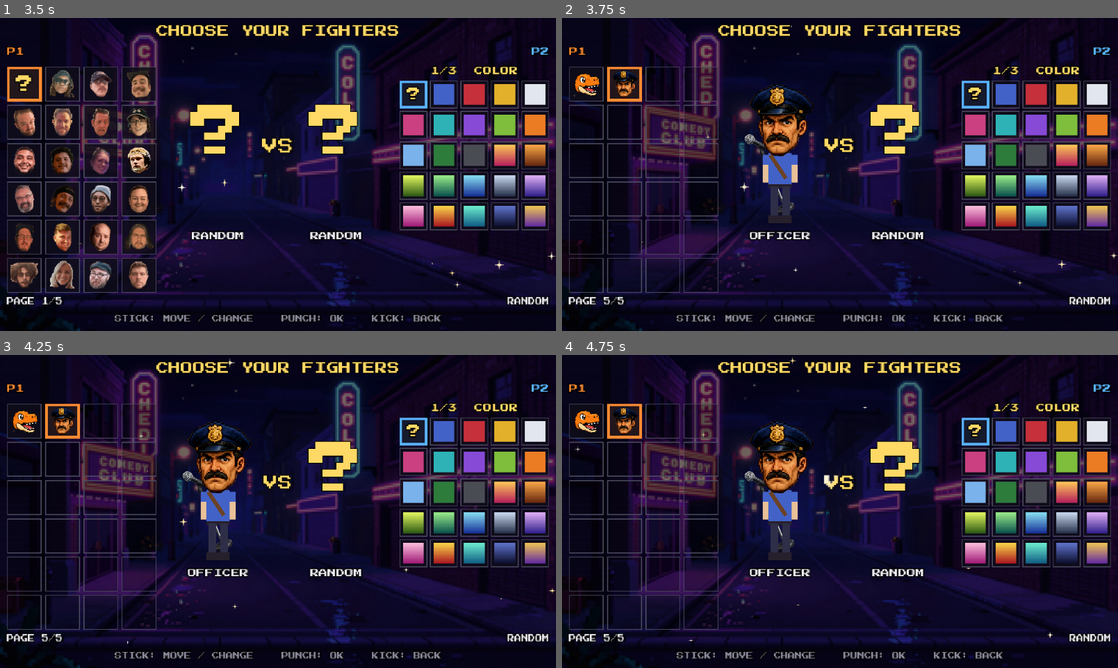
Above: before the commit, frames 1-4 (two rows, left to right).
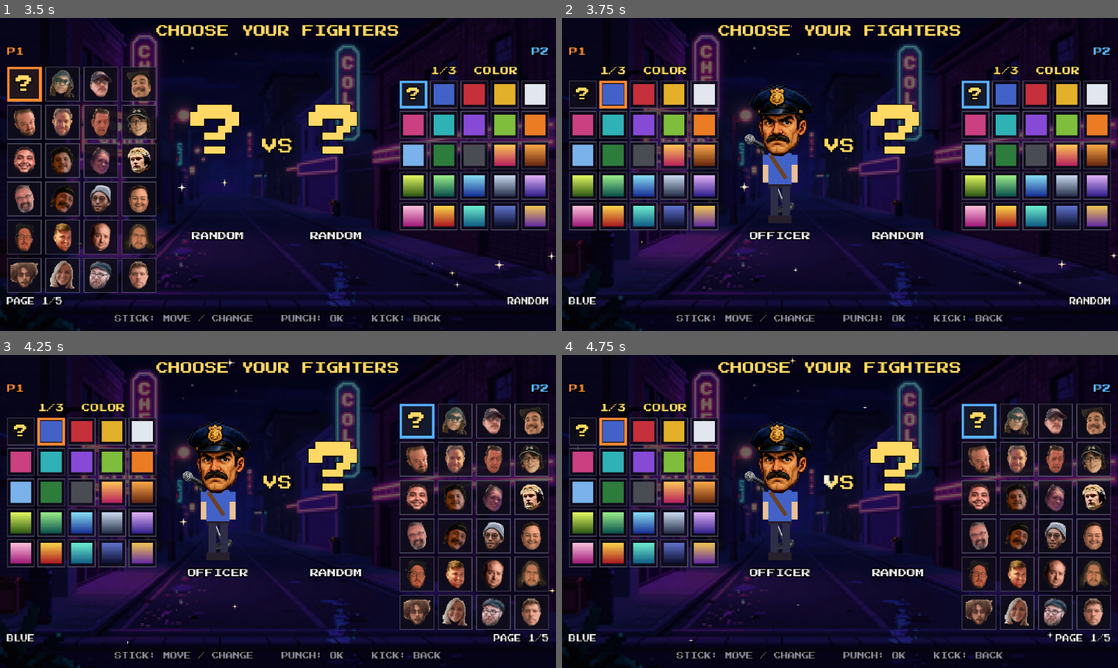
Above: after the commit, the same moments.

Repository: imehesz/tight5-battle
Game: Godot game, scene res://scenes/splash.tscn
The game is run twice, just before and just after one commit, with the same random seed, the same clock (stepped at 60 frames per second) and the same inputs.
Inputs (mouse positions are in pixels of both pictures, inside the frame that each line leads up to):
- Up to frame 1 (3.5 s): tap Enter (p1_start) at 0.5 s; move the mouse to (400, 158) at 0.52 s; hold D 0.53-1.25 s; hold Enter (p1_start) 0.53-1.25 s; tap J (p1_punch) at 0.6 s; click (400, 158) at 0.67 s; drag from (166, 190) to (250, 237) at 1.27 s; move the mouse to (333, 105) at 2.02 s; hold D 2.03-2.75 s; hold Keypad Enter (p2_start) 2.03-2.75 s; tap Keypad 1 (p2_punch) at 2.1 s; drag from (250, 237) to (111, 127) at 2.77 s
- Up to frame 2 (3.75 s): move the mouse to (1006, 221) at 3.52 s; hold A from 3.53 s (still down); tap O (p1_select, bound only after the commit) at 3.6 s
- Up to frame 3 (4.25 s): keep holding A; tap Keypad 7 (p2_back, bound only after the commit) at 3.8 s
- Up to frame 4 (4.75 s): release A at 4.25 s; drag from (673, 464) to (845, 502) at 4.27 s

Frame 1 is identical in both runs. In frame 2, 10% of the frame differs, in the area x 1-29%, y 15-92%; in frame 3, 24%; in frame 4, 24%, in the area x 1-99%, y 15-92%.

Commit message:
Wiring up the arcade box

Diff:
--- a/autoload/game_state.gd
+++ b/autoload/game_state.gd
@@ -332,22 +332,25 @@
 const KEYS := {
 	1: {"left": KEY_A, "right": KEY_D, "up": KEY_W, "down": KEY_S,
 		"punch": KEY_J, "kick": KEY_K, "throw": KEY_L, "swing": KEY_U,
-		"block": KEY_I, "start": KEY_ENTER},
+		"block": KEY_I, "select": KEY_O, "back": KEY_P, "start": KEY_ENTER},
 	2: {"left": KEY_LEFT, "right": KEY_RIGHT, "up": KEY_UP, "down": KEY_DOWN,
 		"punch": KEY_KP_1, "kick": KEY_KP_2, "throw": KEY_KP_3, "swing": KEY_KP_4,
-		"block": KEY_KP_5, "start": KEY_KP_ENTER},
+		"block": KEY_KP_5, "select": KEY_KP_6, "back": KEY_KP_7, "start": KEY_KP_ENTER},
 }
+## Raw indices off the cabinet encoder's BUTTON TEST, not Xbox names.
 const PAD_BUTTONS := {
-	"punch": JOY_BUTTON_A, "kick": JOY_BUTTON_B, "throw": JOY_BUTTON_X,
-	"swing": JOY_BUTTON_Y, "block": JOY_BUTTON_RIGHT_SHOULDER,
-	"start": JOY_BUTTON_START,
-	"left": JOY_BUTTON_DPAD_LEFT, "right": JOY_BUTTON_DPAD_RIGHT,
-	"up": JOY_BUTTON_DPAD_UP, "down": JOY_BUTTON_DPAD_DOWN,
+	"select": 0, "back": 1, "punch": 2, "kick": 3, "swing": 4, "block": 5,
+	"throw": 7, "start": JOY_BUTTON_START,
+	# The cabinet encoders report the stick as a D-pad with both directions
+	# reversed (BUTTON TEST: left 14, right 13, up 12, down 11).
+	"left": JOY_BUTTON_DPAD_RIGHT, "right": JOY_BUTTON_DPAD_LEFT,
+	"up": JOY_BUTTON_DPAD_DOWN, "down": JOY_BUTTON_DPAD_UP,
 }
-## Stick directions: [axis, sign].
+## Stick directions: [axis, sign]. The encoders can also report the stick as
+## axes (mode switch / replug), reversed too: left 0+, right 0-, up 1+, down 1-.
 const PAD_AXES := {
-	"left": [JOY_AXIS_LEFT_X, -1.0], "right": [JOY_AXIS_LEFT_X, 1.0],
-	"up": [JOY_AXIS_LEFT_Y, -1.0], "down": [JOY_AXIS_LEFT_Y, 1.0],
+	"left": [JOY_AXIS_LEFT_X, 1.0], "right": [JOY_AXIS_LEFT_X, -1.0],
+	"up": [JOY_AXIS_LEFT_Y, 1.0], "down": [JOY_AXIS_LEFT_Y, -1.0],
 }
 const STICK_DEADZONE := 0.5
 
--- a/scenes/difficulty_select.gd
+++ b/scenes/difficulty_select.gd
@@ -69,7 +69,7 @@
 				GameState.set_difficulty(_rows[i][0], _values[i])
 			go(GameState.SCENE_FIGHTER_SELECT)
 			return
-		elif just(p, "kick"):
+		elif back(p):
 			go(GameState.SCENE_MODE)
 			return
 
--- a/scenes/fight.gd
+++ b/scenes/fight.gd
@@ -160,8 +160,8 @@
 func _process(_delta: float) -> void:
 	if _phase == Phase.FIGHT and not get_tree().paused and not GameState.demo_mode \
 			and Engine.get_process_frames() != _unpaused_frame \
-			and (Input.is_action_just_pressed("p1_start")
-				or Input.is_action_just_pressed("p2_start")):
+			and (Input.is_action_just_pressed("p1_back")
+				or Input.is_action_just_pressed("p2_back")):
 		_pause(true)
 
 
--- a/scenes/home.gd
+++ b/scenes/home.gd
@@ -107,7 +107,7 @@
 	super(delta)
 	if _qr == null or not input_ready():
 		return
-	if any_confirm() or any_just("kick"):
+	if any_confirm() or any_back():
 		GameState.play_sfx("click")
 		_qr.queue_free()
 		_qr = null
--- a/scenes/leaderboard.gd
+++ b/scenes/leaderboard.gd
@@ -224,7 +224,7 @@
 			_page = wrapi(_page + (1 if just(p, "down") else -1), 0, _page_count())
 			GameState.play_sfx("click")
 			_refresh()
-		elif just(p, "kick") or confirm(p):
+		elif back(p) or confirm(p):
 			GameState.play_sfx("click")
 			go(GameState.SCENE_HOME)
 			return
--- a/scenes/settings.gd
+++ b/scenes/settings.gd
@@ -24,12 +24,11 @@
 const ACTIONS := [
 	["left", "LEFT"], ["right", "RIGHT"], ["up", "UP"], ["down", "DOWN / DUCK"],
 	["punch", "PUNCH / OK"], ["kick", "KICK / BACK"], ["throw", "THROW"],
-	["swing", "SWING"], ["block", "BLOCK"], ["start", "START / PAUSE"],
+	["swing", "SWING"], ["block", "BLOCK"], ["select", "SELECT (MENUS)"],
+	["back", "BACK / PAUSE"], ["start", "START"],
 ]
+## The cabinet encoder's buttons are shown by raw number, as BUTTON TEST does.
 const PAD_NAMES := {
-	JOY_BUTTON_A: "A", JOY_BUTTON_B: "B", JOY_BUTTON_X: "X", JOY_BUTTON_Y: "Y",
-	JOY_BUTTON_LEFT_SHOULDER: "LB", JOY_BUTTON_RIGHT_SHOULDER: "RB",
-	JOY_BUTTON_BACK: "BACK", JOY_BUTTON_START: "START",
 	JOY_BUTTON_DPAD_LEFT: "D-PAD", JOY_BUTTON_DPAD_RIGHT: "D-PAD",
 	JOY_BUTTON_DPAD_UP: "D-PAD", JOY_BUTTON_DPAD_DOWN: "D-PAD",
 }
@@ -162,7 +161,7 @@
 		page.add_child(h)
 	for r in ACTIONS.size():
 		var action: String = ACTIONS[r][0]
-		var y := 26.0 + r * 14.0
+		var y := 26.0 + r * 12.0
 		var cells := [ACTIONS[r][1], _keys_text(1, action), _keys_text(2, action),
 				_pad_text(action)]
 		for c in cols.size():
@@ -171,11 +170,11 @@
 			MenuScreen.size_later(l, Vector2(140, 10))
 			page.add_child(l)
 	_pads_label = make_label("", 8, DIM)
-	_pads_label.position = Vector2(0, 168)
+	_pads_label.position = Vector2(0, 172)
 	MenuScreen.size_later(_pads_label, Vector2(BOX.size.x, 10))
 	_pads_label.horizontal_alignment = HORIZONTAL_ALIGNMENT_CENTER
 	page.add_child(_pads_label)
-	_sides_label = _add_item(page, Tab.CONTROLS, "", Rect2(130, 184, 300, 28))
+	_sides_label = _add_item(page, Tab.CONTROLS, "", Rect2(130, 186, 300, 28))
 	_add_item(page, Tab.CONTROLS, "BUTTON TEST", Rect2(170, 218, 220, 28))
 	return page
 
@@ -256,7 +255,7 @@
 				_set_tab(wrapi(_tab + 1, 0, TABS.size()))
 			elif just(p, "down") or confirm(p):
 				_move_row(1)
-			elif just(p, "kick"):
+			elif back(p):
 				go(GameState.SCENE_HOME)
 				return
 		else:
@@ -275,7 +274,7 @@
 				GameState.play_sfx("click")
 			elif confirm(p):
 				_activate()
-			elif just(p, "kick"):
+			elif back(p):
 				_row = 0
 				GameState.play_sfx("click")
 				_refresh()
--- a/scenes/splash.gd
+++ b/scenes/splash.gd
@@ -30,7 +30,7 @@
 func _process(_delta: float) -> void:
 	if not _armed:
 		return
-	for a in ["p1_start", "p2_start", "p1_punch", "p2_punch"]:
+	for a in ["p1_start", "p2_start", "p1_select", "p2_select", "p1_punch", "p2_punch"]:
 		if Input.is_action_just_pressed(a):
 			_armed = false
 			GameState.play_sfx("click")
--- a/scenes/venue_select.gd
+++ b/scenes/venue_select.gd
@@ -106,7 +106,7 @@
 			GameState.match_setup["venue"] = _entries[_index]
 			go(GameState.SCENE_FIGHT)
 			return
-		elif just(p, "kick"):
+		elif back(p):
 			go(GameState.SCENE_FIGHTER_SELECT)
 			return
 
--- a/scripts/button_test.gd
+++ b/scripts/button_test.gd
@@ -1,7 +1,7 @@
 class_name ButtonTest
 extends Control
 ## SETTINGS → CONTROLS → BUTTON TEST: both players' panels drawn like the
-## cabinet (8-way stick, buttons in the 3-3-2 layout, START) with a lamp per
+## cabinet (8-way stick, buttons in the 2-3-3 layout, START) with a lamp per
 ## input that lights while it's held. The line along the bottom names the last
 ## RAW input — keyboard key, or gamepad number + button index / stick axis —
 ## and which action it's mapped to, so wiring an encoder shows exactly which
@@ -15,13 +15,13 @@
 const STICK_REACH := 34.0
 const BTN_ORIGIN := Vector2(128, 26)
 const BTN_STEP := Vector2(52, 50)
-## The 3-3-2 panel; "" is a spare button with no action.
-const BUTTON_ROWS := [["punch", "kick", "swing"], ["throw", "block", ""], ["", ""]]
+## The 2-3-3 panel; "" is a spare button with no action.
+const BUTTON_ROWS := [["select", "back"], ["punch", "kick", "swing"], ["throw", "block", ""]]
 const DIRS := {"up": Vector2(0, -1), "down": Vector2(0, 1),
 		"left": Vector2(-1, 0), "right": Vector2(1, 0)}
 const ARROWS := {"up": "^", "down": "v", "left": "<", "right": ">"}
 const ACTIONS := ["left", "right", "up", "down", "punch", "kick", "throw", "swing",
-		"block", "start"]
+		"block", "select", "back", "start"]
 
 ## [player][action] -> lamp Panel.
 var _lamps := {1: {}, 2: {}}
@@ -80,11 +80,11 @@
 		_lamps[player][d] = lamp
 	_text("STICK", at + STICK_CENTER + Vector2(-30, STICK_REACH + 22), Vector2(60, 10), 8,
 			MenuScreen.DIM, HORIZONTAL_ALIGNMENT_CENTER)
-	# Buttons, 3-3-2, the bottom row pushed right like the real panel.
+	# Buttons, 2-3-3, the top pair pushed right like the real panel.
 	for r in BUTTON_ROWS.size():
 		for c in BUTTON_ROWS[r].size():
 			var action: String = BUTTON_ROWS[r][c]
-			var col: int = c + (1 if r == 2 else 0)
+			var col: int = c + (1 if BUTTON_ROWS[r].size() == 2 else 0)
 			var center := at + BTN_ORIGIN + Vector2(col * BTN_STEP.x, r * BTN_STEP.y) \
 					+ Vector2(LAMP, LAMP) / 2.0
 			var lamp := _lamp(center, "", 8)
--- a/scripts/fighter_panel.gd
+++ b/scripts/fighter_panel.gd
@@ -151,7 +151,7 @@
 	var pre := "p%d_" % player
 	var j := func(a: String) -> bool: return Input.is_action_just_pressed(pre + a)
 	if stage == Stage.READY:
-		if j.call("kick"):
+		if j.call("back") or j.call("kick"):
 			unlock()
 		return
 	var grid: OptionGrid = _grids[stage]
@@ -163,9 +163,9 @@
 		_moved(grid.move(0, -1))
 	elif j.call("down"):
 		_moved(grid.move(0, 1))
-	elif j.call("punch") or j.call("start"):
+	elif j.call("select") or j.call("punch") or j.call("start"):
 		_confirm(grid.value())
-	elif j.call("kick"):
+	elif j.call("back") or j.call("kick"):
 		if stage == Stage.ROSTER:
 			back_out.emit()
 		else:
--- a/scripts/menu_list.gd
+++ b/scripts/menu_list.gd
@@ -105,12 +105,14 @@
 			_move(-1)
 		elif Input.is_action_just_pressed(pre + "down"):
 			_move(1)
-		elif Input.is_action_just_pressed(pre + "punch") \
+		elif Input.is_action_just_pressed(pre + "select") \
+				or Input.is_action_just_pressed(pre + "punch") \
 				or Input.is_action_just_pressed(pre + "start"):
 			GameState.play_sfx("click")
 			chosen.emit(index)
 			return
-		elif Input.is_action_just_pressed(pre + "kick"):
+		elif Input.is_action_just_pressed(pre + "back") \
+				or Input.is_action_just_pressed(pre + "kick"):
 			back_pressed.emit()
 			return
 
--- a/scripts/menu_screen.gd
+++ b/scripts/menu_screen.gd
@@ -125,13 +125,17 @@
 
 
 ## Just pressed by `player` (1 or 2): "left", "right", "up", "down", "punch",
-## "kick", "start"... Confirm = PUNCH or START.
+## "kick", "start"... Confirm = SELECT, PUNCH or START; back = BACK or KICK.
 func just(player: int, action: String) -> bool:
 	return Input.is_action_just_pressed("p%d_%s" % [player, action])
 
 
 func confirm(player: int) -> bool:
-	return just(player, "punch") or just(player, "start")
+	return just(player, "select") or just(player, "punch") or just(player, "start")
+
+
+func back(player: int) -> bool:
+	return just(player, "back") or just(player, "kick")
 
 
 func any_just(action: String) -> bool:
@@ -140,6 +144,10 @@
 
 func any_confirm() -> bool:
 	return confirm(1) or confirm(2)
+
+
+func any_back() -> bool:
+	return back(1) or back(2)
 
 
 func go(scene: String) -> void:
--- a/scripts/pin_pad.gd
+++ b/scripts/pin_pad.gd
@@ -96,13 +96,15 @@
 			_move(Vector2i(0, -1))
 		elif Input.is_action_just_pressed(pre + "down"):
 			_move(Vector2i(0, 1))
-		elif Input.is_action_just_pressed(pre + "punch"):
+		elif Input.is_action_just_pressed(pre + "select") \
+				or Input.is_action_just_pressed(pre + "punch"):
 			_press(KEYS[_cursor.y][_cursor.x])
 			return
 		elif Input.is_action_just_pressed(pre + "start"):
 			_press("OK")
 			return
-		elif Input.is_action_just_pressed(pre + "kick"):
+		elif Input.is_action_just_pressed(pre + "back") \
+				or Input.is_action_just_pressed(pre + "kick"):
 			_close()
 			return
 
